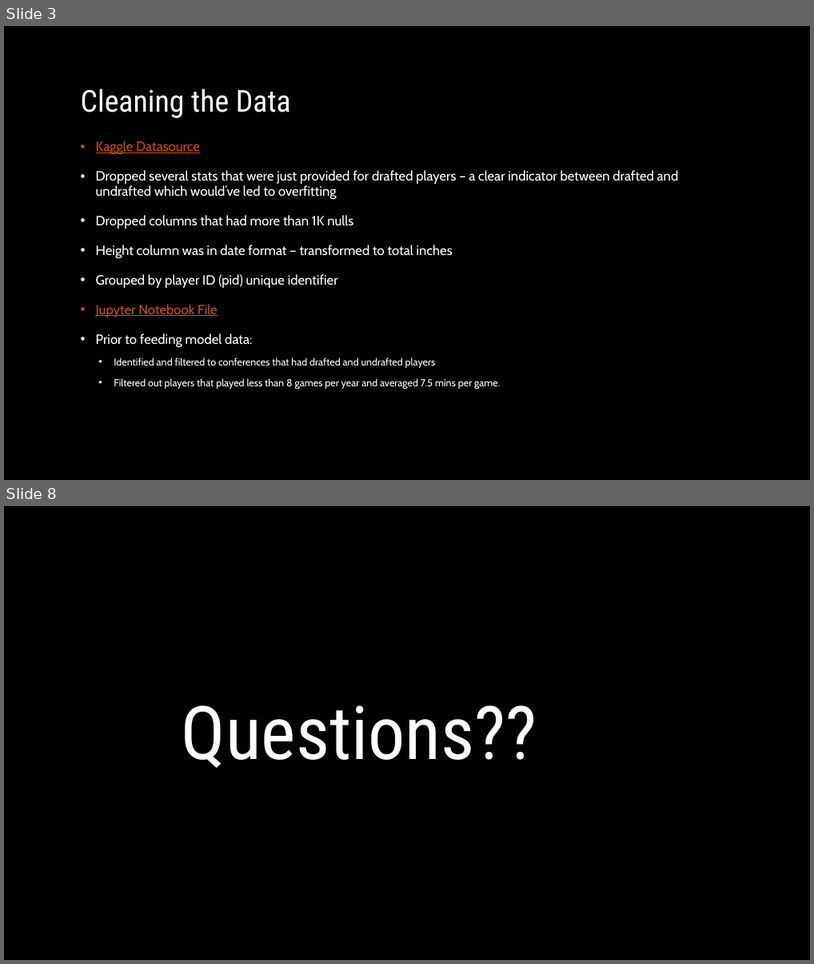
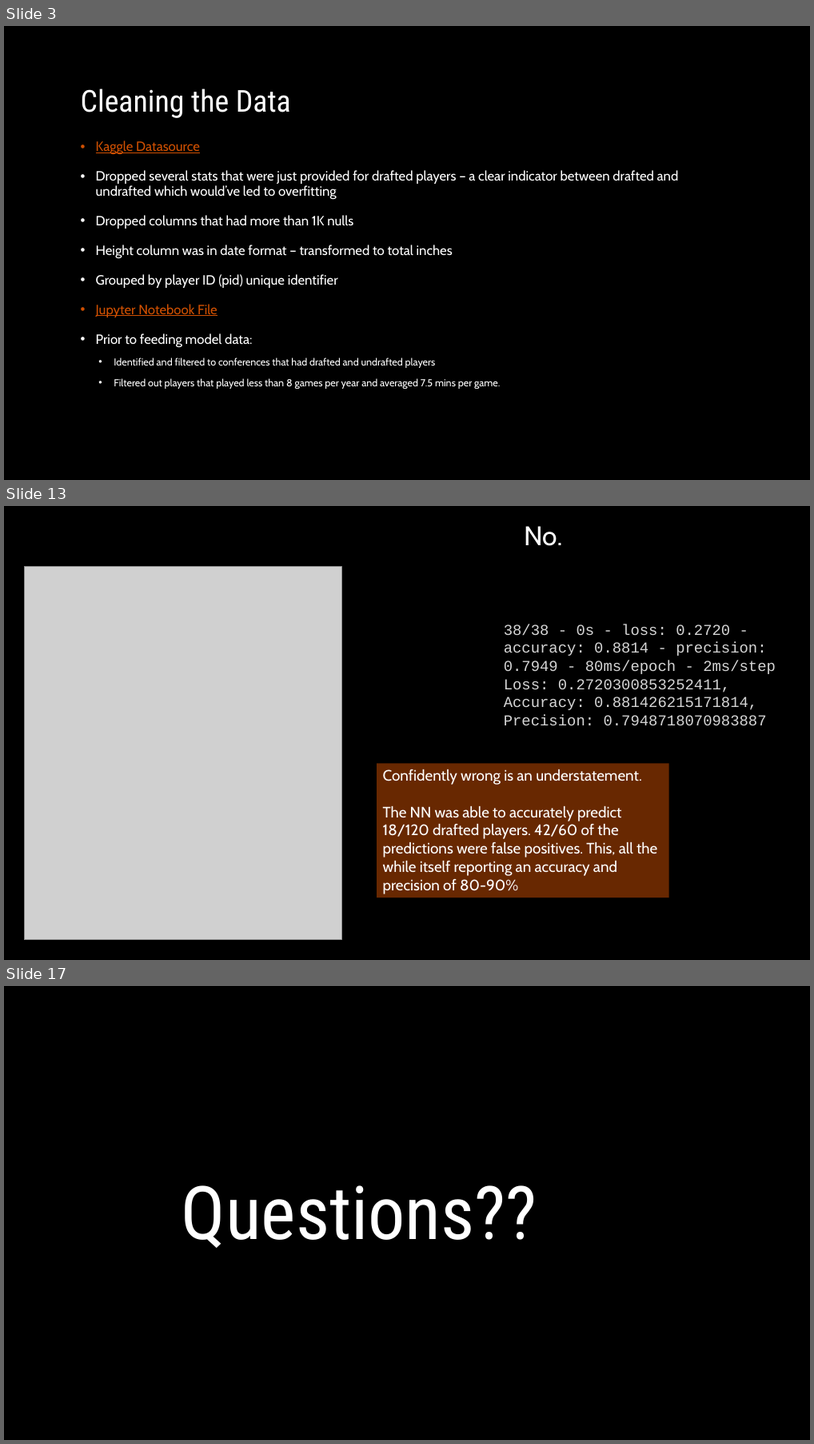
Before and after one commit to mleroseandrews/Making_the_NBA, a slide deck: Powerpoint.pptx. Shown one above the other, each under a label of ours: slides 3 and 8 before the commit, slides 3, 13 and 17 after it; the slides between them are not shown. The pictures are 814x964 and 814x1444 pixels, drawn with LibreOffice and Linux fonts; fonts in the diff are those of the drawing; grey boxes stand for pictures; background and template pictures are left out. Boxes give left, top, right and bottom in pixels: in the first picture for what was removed or moved away, otherwise in the second. Text is boxed around its words. In the diff, an @@ line names an element or a change of style, - is before the commit and + after.

```diff
--- a/Powerpoint.pptx
+++ b/Powerpoint.pptx
@@ slide 13 added at [4, 506, 810, 960], background picture (left out) @@
@@ text added at [524, 526, 563, 546], 32 pt, text #FFFFFF @@
+No.
@@ picture added at [24, 567, 342, 940] @@
@@ text added at [504, 624, 776, 725], 18 pt, text #D5D5D5 @@
+38/38 - 0s - loss: 0.2720 - accuracy: 0.8814 - precision: 0.7949 - 80ms/epoch - 2ms/step Loss: 0.2720300853252411, Accuracy: 0.881426215171814, Precision: 0.7948718070983887
@@ rectangle added at [378, 763, 670, 897], fill #D05002 at 50% opacity, 18 pt, text #FFFFFF @@
+Confidently wrong is an understatement.
+The NN was able to accurately predict 18/120 drafted players. 42/60 of the predictions were false positives. This, all the while itself reporting an accuracy and precision of 80-90%
@@ what was slide 8 is now slide 17 @@
```
Also in this commit, not shown: 1 slide changed, 9 other slides added, 1 slide removed.
